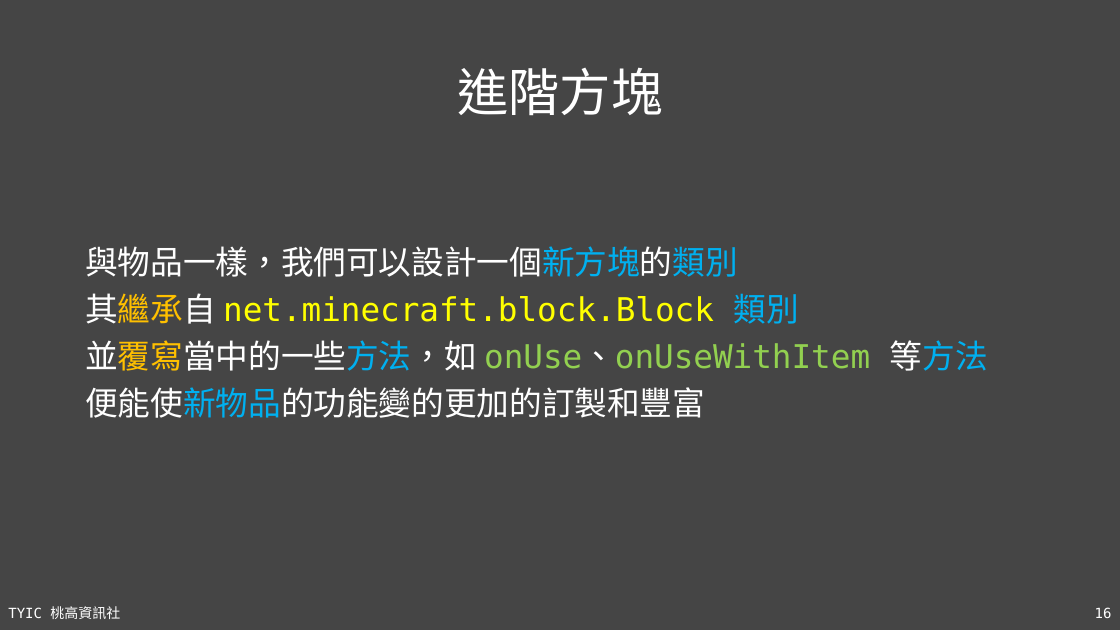
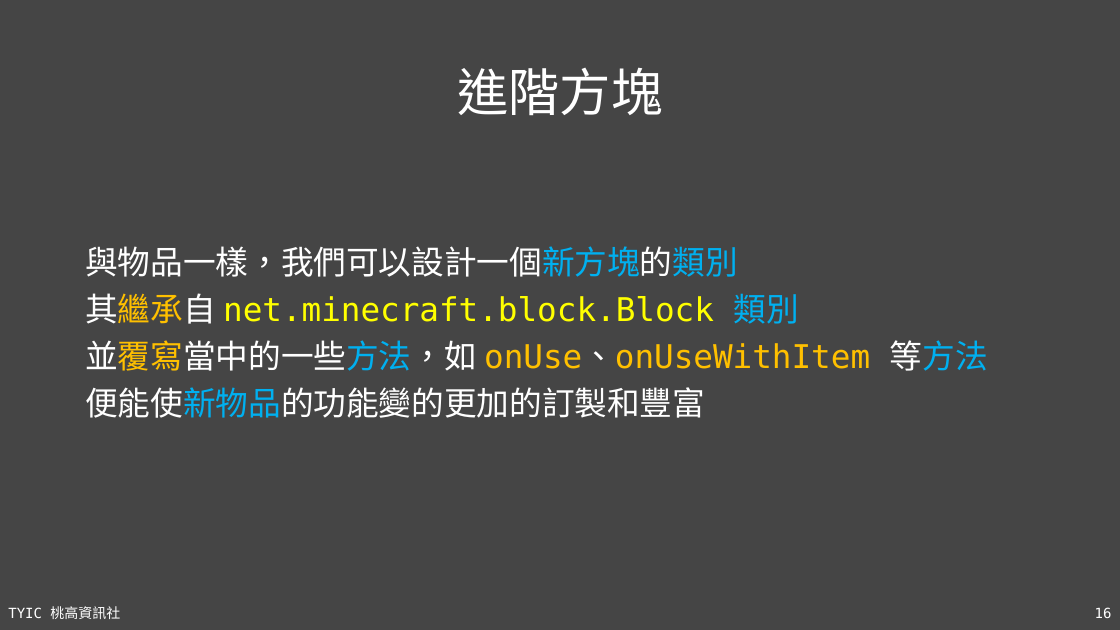
Before and after one commit to TYSHIC/slides, a slide deck: slide 16 of ppt/52_Java 專案：方塊.pptx. Drawn at 1120x630 pixels with LibreOffice and Linux fonts; fonts in the diff are those of the drawing. Boxes give left, top, right and bottom in pixels: in the first picture for what was removed or moved away, otherwise in the second. Text is boxed around its words. In the diff, an @@ line names an element or a change of style, - is before the commit and + after.

```diff
--- a/ppt/52_Java 專案：方塊.pptx
+++ b/ppt/52_Java 專案：方塊.pptx
@@ text at (85, 340, 988, 371): text colour #92D050 to #FFC000 in "onUse、onUseWithItem" @@
```
Also in this commit, not shown: 5 other slides changed, 6 other files.
